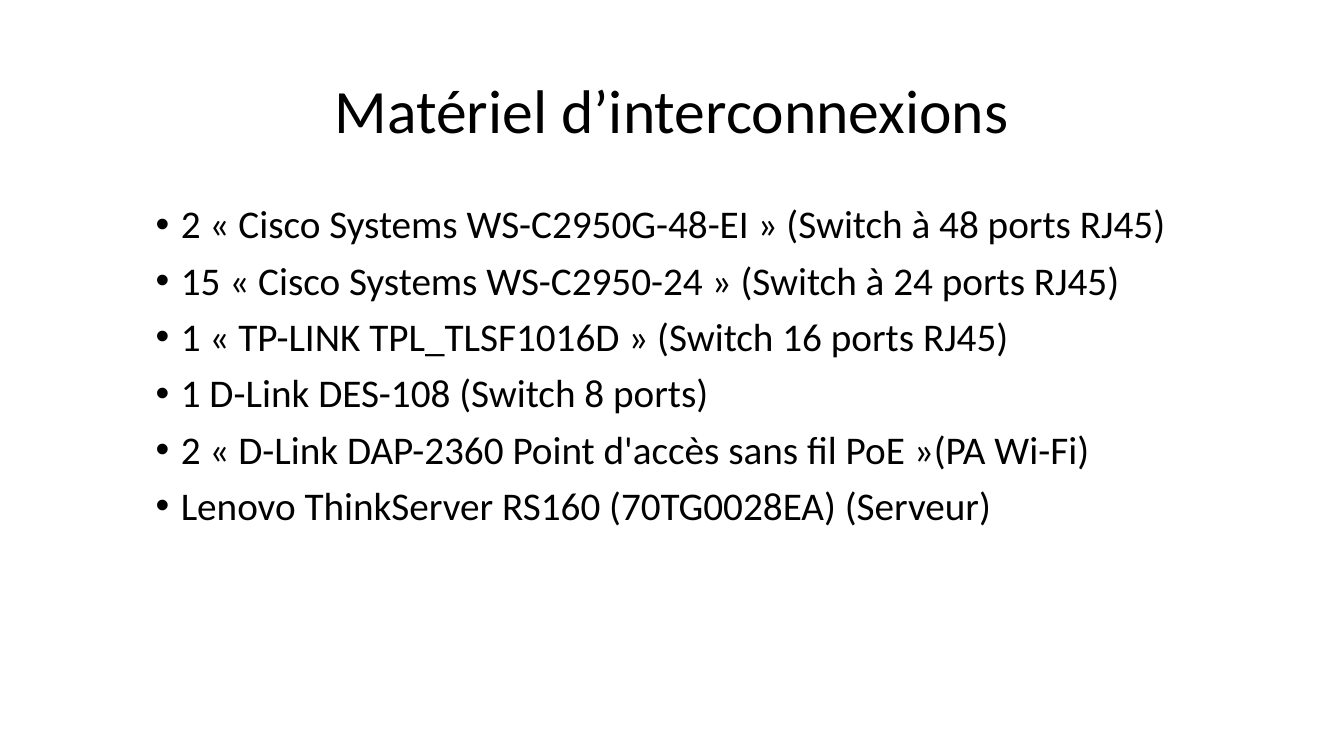
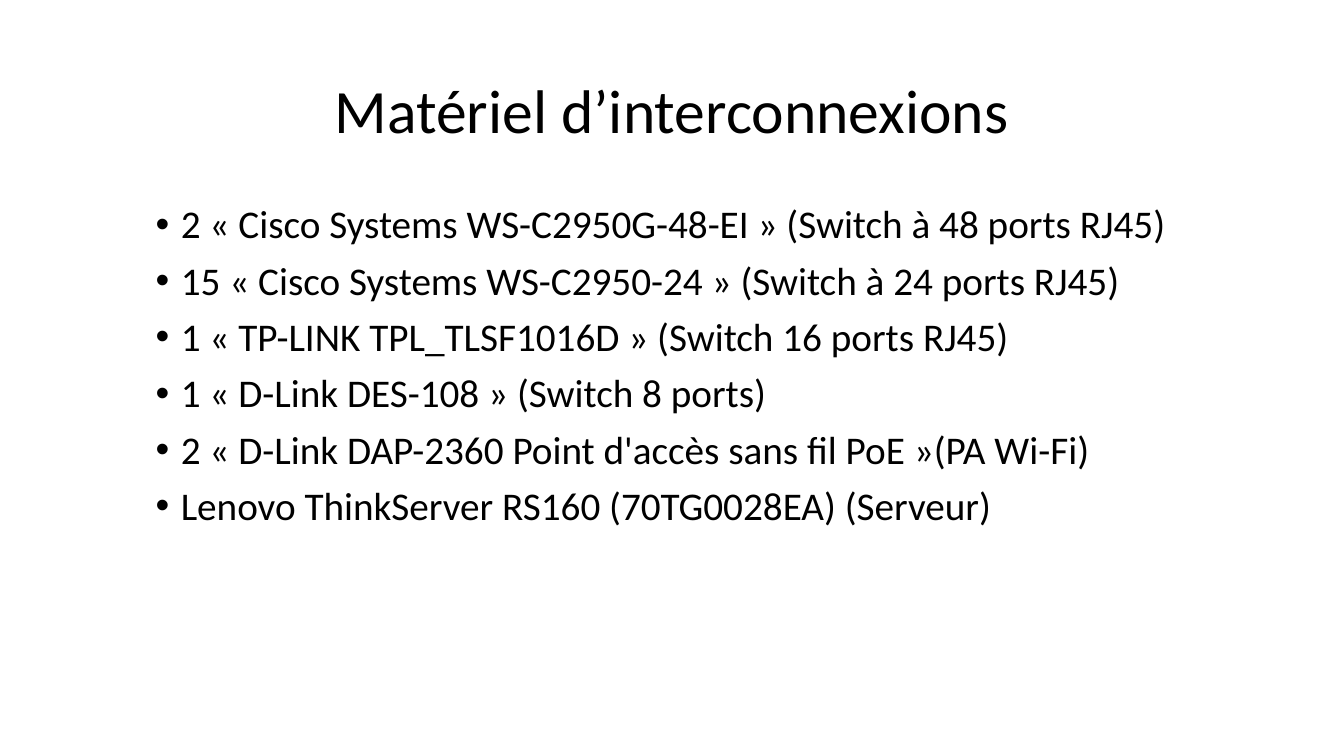
Before and after one commit to Exia-Jellyfish/UE-2-Ces-Esport-GRP1, a slide deck: slide 3 of Projet_Réseau/Projet 2.pptx. Drawn at 1344x756 pixels with LibreOffice and Linux fonts; fonts in the diff are those of the drawing. Boxes give left, top, right and bottom in pixels: in the first picture for what was removed or moved away, otherwise in the second. Text is boxed around its words. In the diff, an @@ line names an element or a change of style, - is before the commit and + after.

```diff
--- a/Projet_Réseau/Projet 2.pptx
+++ b/Projet_Réseau/Projet 2.pptx
@@ text at bbox=[181, 378, 766, 414]: text changed @@
-• 1 D-Link DES-108 (Switch 8 ports)
+• 1 « D-Link DES-108 » (Switch 8 ports)
```
Also in this commit, not shown: 2 other slides changed, 1 other file.
